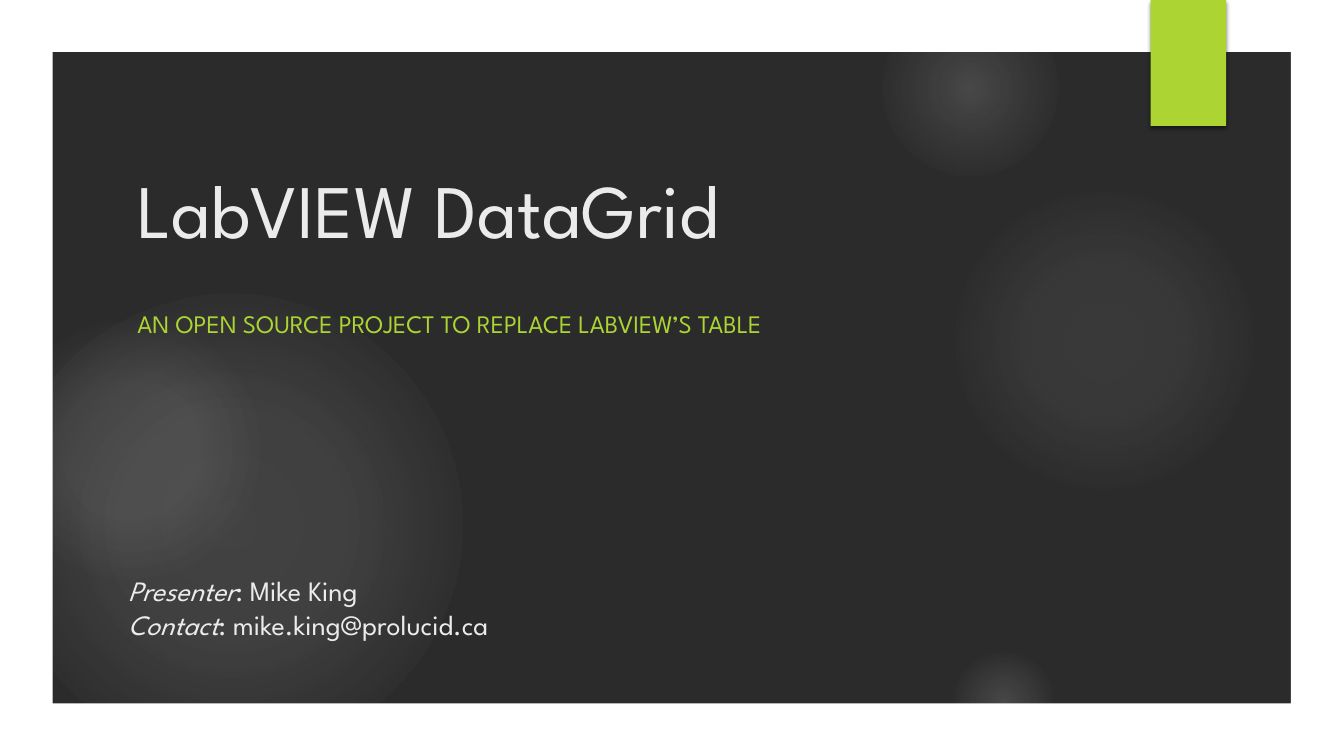
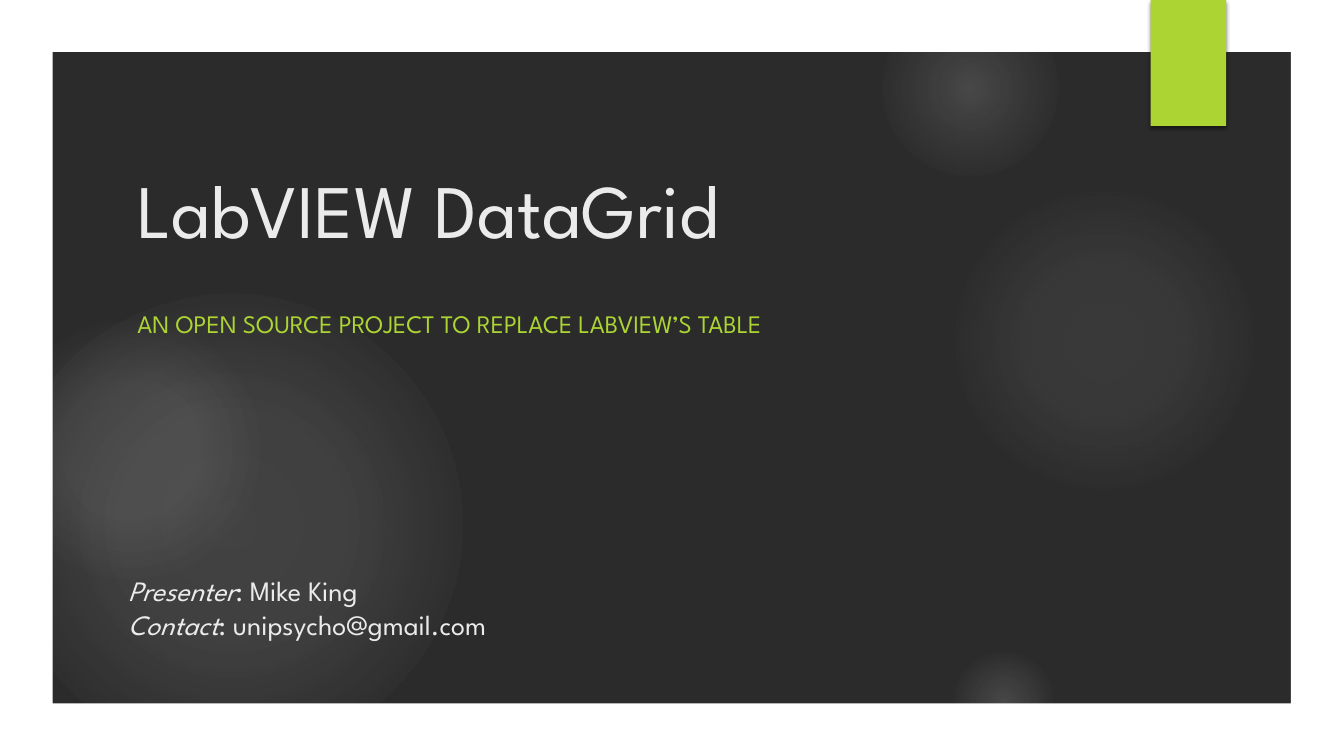
Before and after one commit to unipsycho/LabVIEWdotNetDataGrid, a slide deck: slide 1 of documentation/Project Overview - UserGroup Presentation.pptx. Drawn at 1344x756 pixels with LibreOffice and Linux fonts; fonts in the diff are those of the drawing; background and template pictures are left out; a plain dark background stands for a picture behind light text. Boxes give left, top, right and bottom in pixels: in the first picture for what was removed or moved away, otherwise in the second. Text is boxed around its words. In the diff, an @@ line names an element or a change of style, - is before the commit and + after.

```diff
--- a/documentation/Project Overview - UserGroup Presentation.pptx
+++ b/documentation/Project Overview - UserGroup Presentation.pptx
@@ text at <box>128,615,486,641</box>: text changed @@
-Contact: mike.king@prolucid.ca
+Contact: unipsycho@gmail.com
```
Also in this commit, not shown: 1 other slide changed, 7 slides added.
